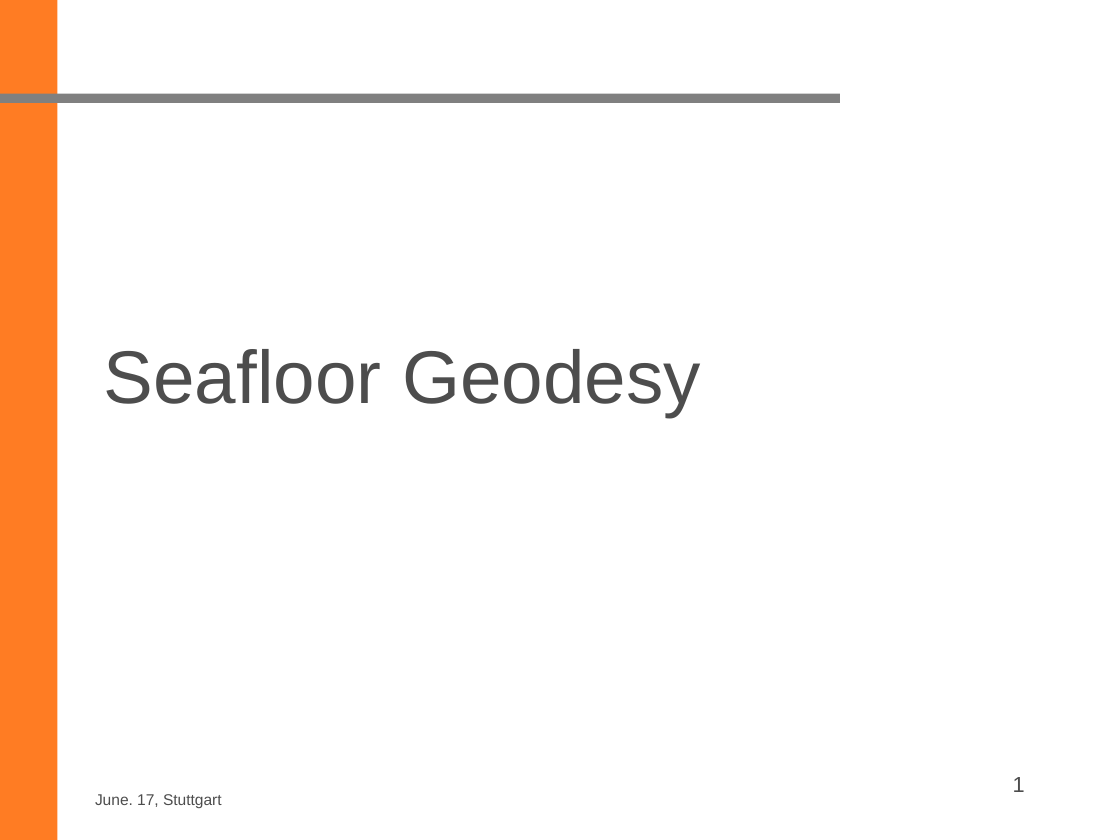
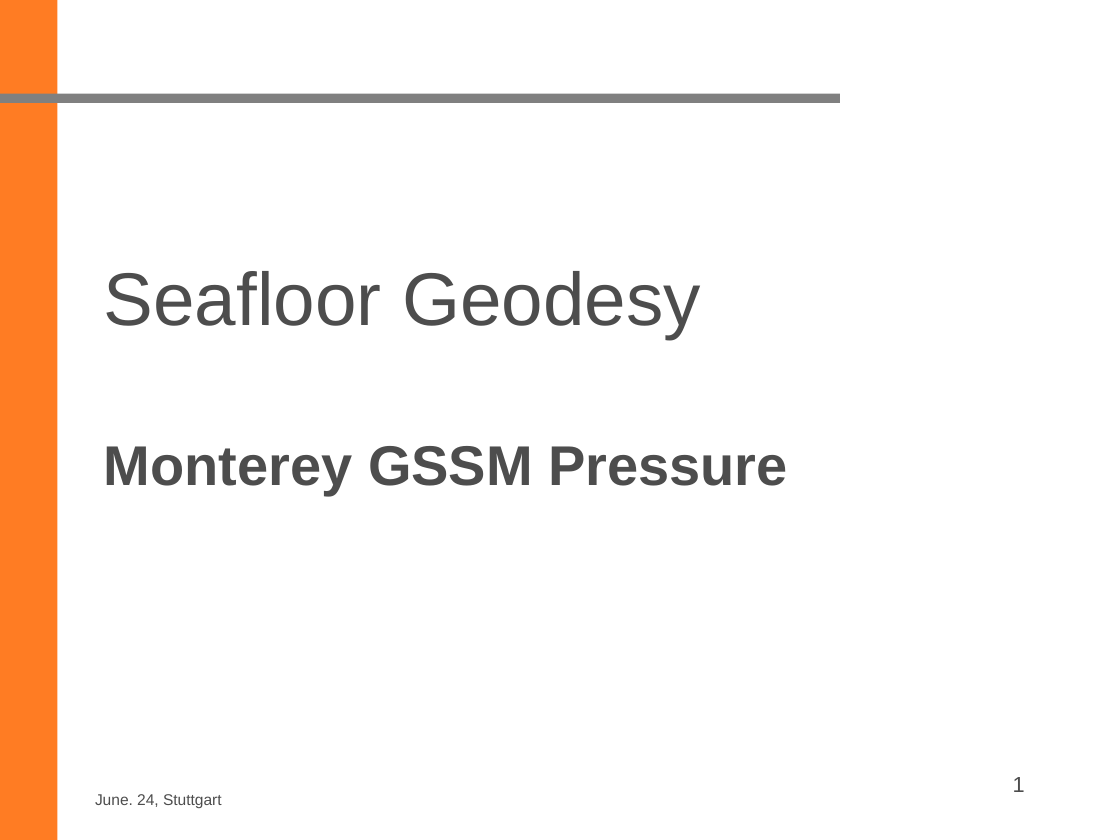
Before and after one commit to ziqing97/2.Master-SeafloorGeodesyUebung, a slide deck: slide 1 of 4/Muster.pptx. Drawn at 1120x840 pixels with LibreOffice and Linux fonts; fonts in the diff are those of the drawing; background and template pictures are left out. Boxes give left, top, right and bottom in pixels: in the first picture for what was removed or moved away, otherwise in the second. Text is boxed around its words. In the diff, an @@ line names an element or a change of style, - is before the commit and + after.

```diff
--- a/4/Muster.pptx
+++ b/4/Muster.pptx
@@ title at (x1=104, y1=271, x2=788, y2=495): text changed; size 48 to 36 pt; bold on @@
-Seafloor Geodesy
+Seafloor Geodesy
+Monterey GSSM Pressure
@@ text at (x1=95, y1=794, x2=222, y2=808): text changed @@
-June. 17, Stuttgart
+June. 24, Stuttgart
```
Also in this commit, not shown: 2 other slides changed, 4 slides added, 13 other files.
